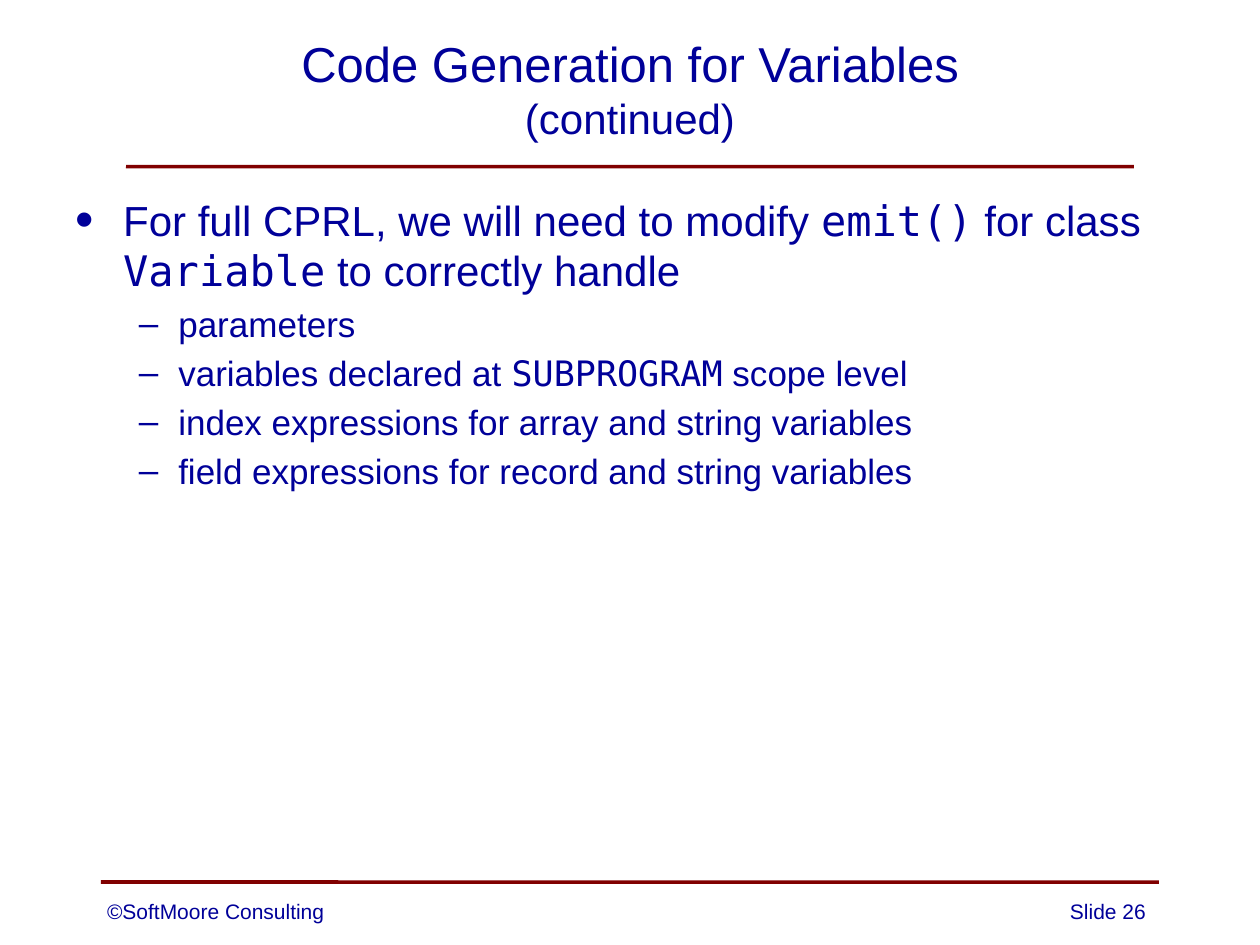
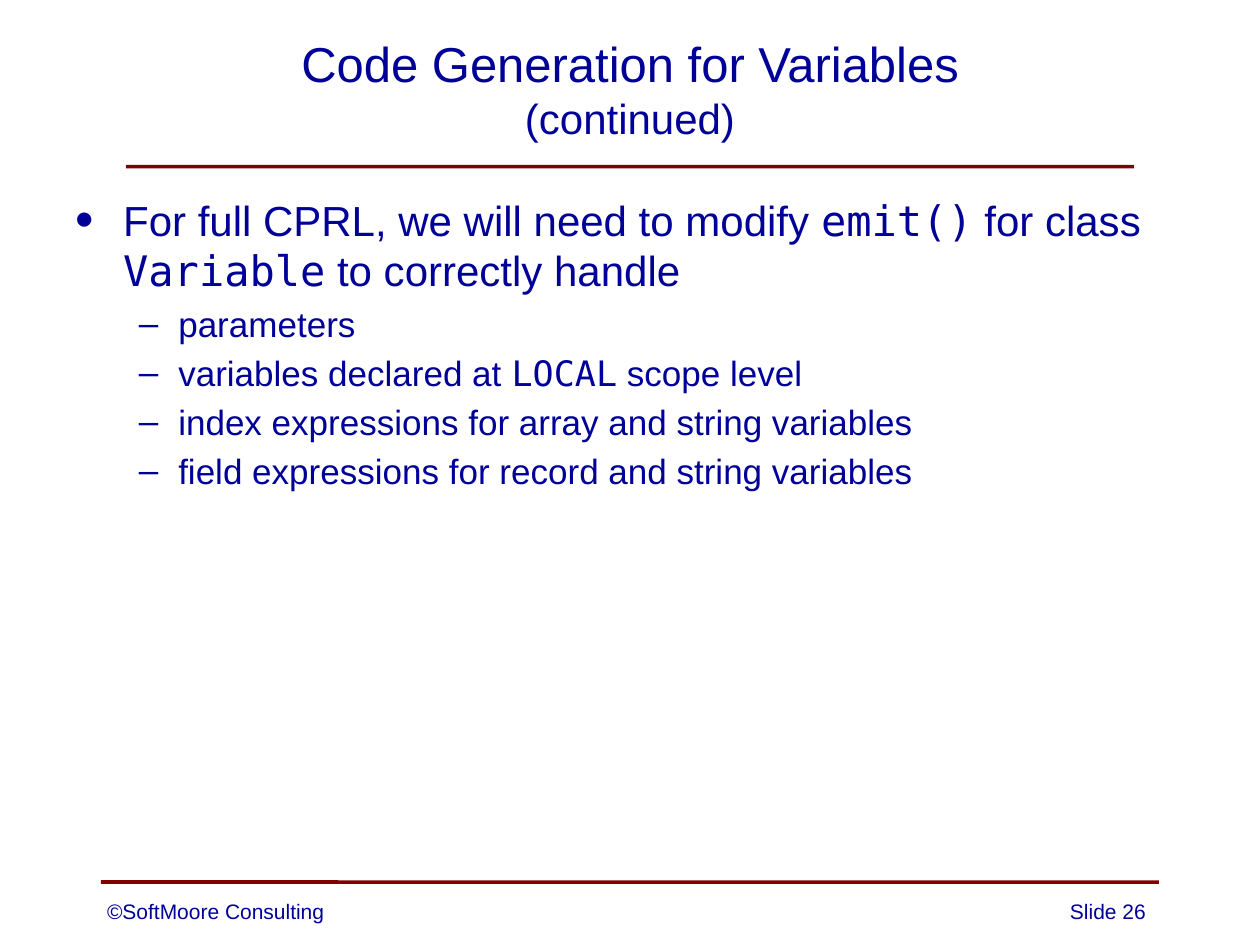
Before and after one commit to SoftMoore/CPRL-Kt-2nd, a slide deck: slide 26 of PowerPoints/11 - Code Generation.pptx. Drawn at 1260x945 pixels with LibreOffice and Linux fonts; fonts in the diff are those of the drawing. Boxes give left, top, right and bottom in pixels: in the first picture for what was removed or moved away, otherwise in the second. Text is boxed around its words. In the diff, an @@ line names an element or a change of style, - is before the commit and + after.

```diff
--- a/PowerPoints/11 - Code Generation.pptx
+++ b/PowerPoints/11 - Code Generation.pptx
@@ text at box(178, 360, 802, 392): text changed @@
-  – variables declared at SUBPROGRAM scope level
+  – variables declared at LOCAL scope level
```
Also in this commit, not shown: 1 other slide changed.
